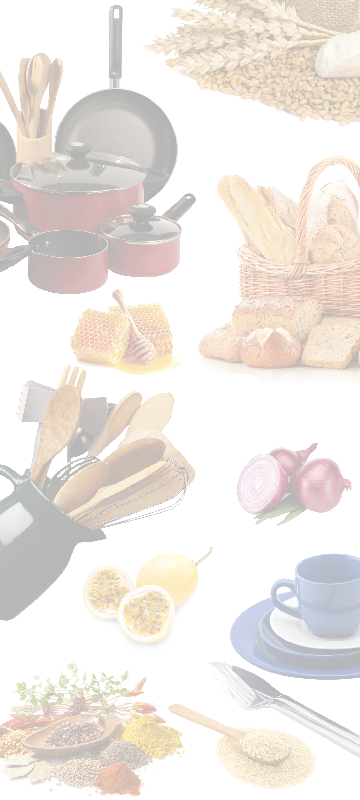
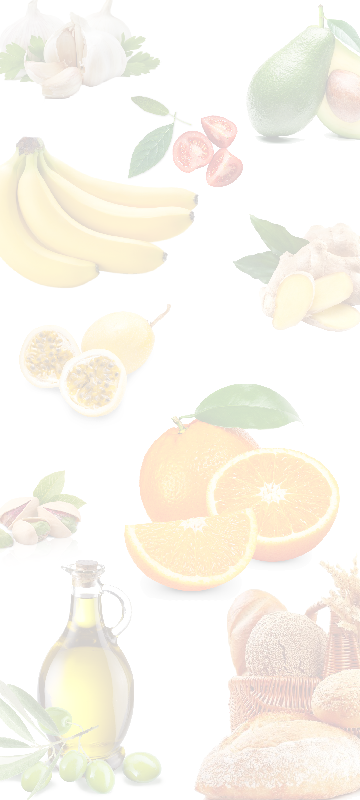
Two versions of the same layered image (360 x 800). Layer-by-layer changes:
added layer "tomato2" above "utensils" over [0, 0, 360, 800]
hid "utensils" over [0, 0, 360, 800]
